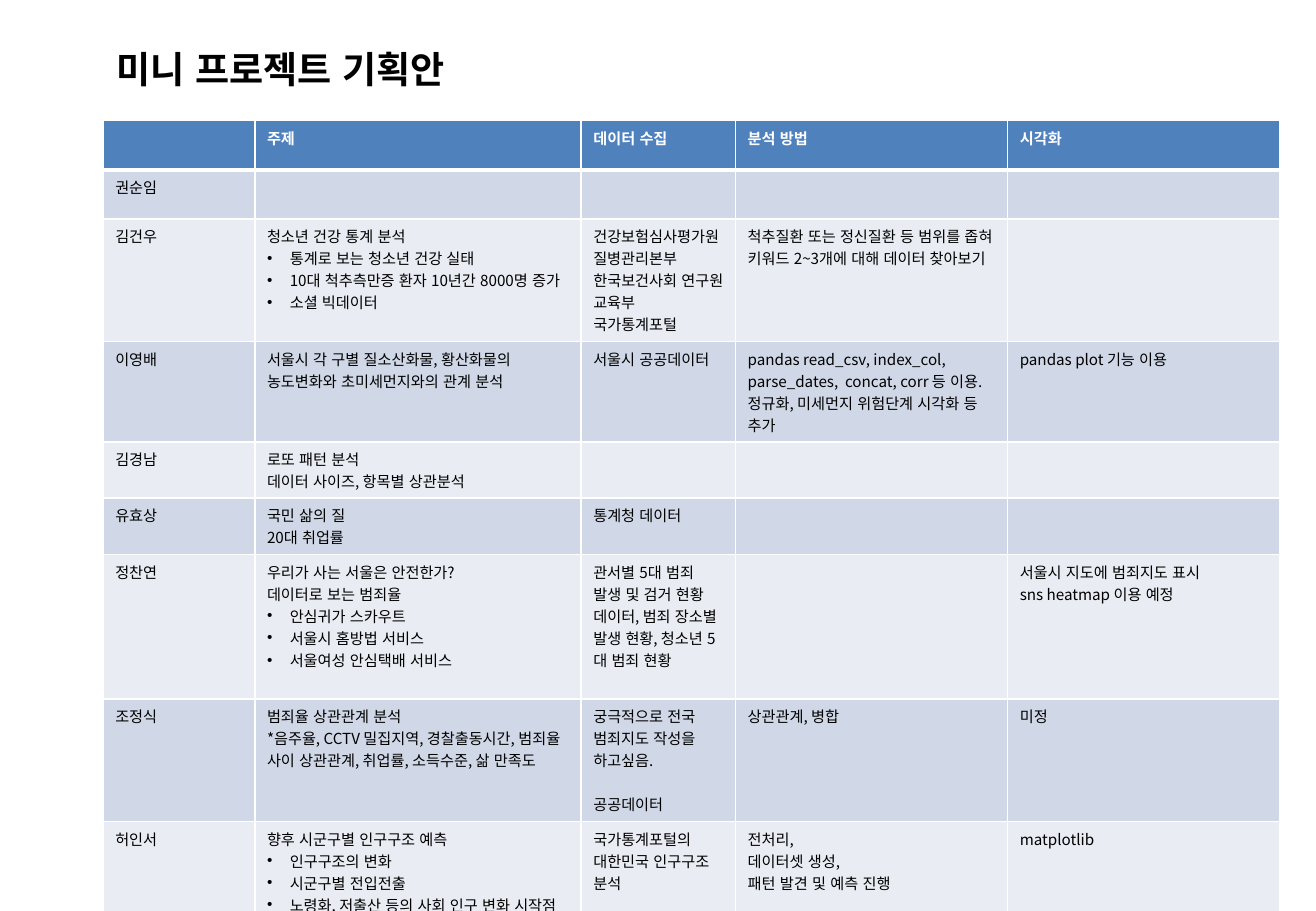
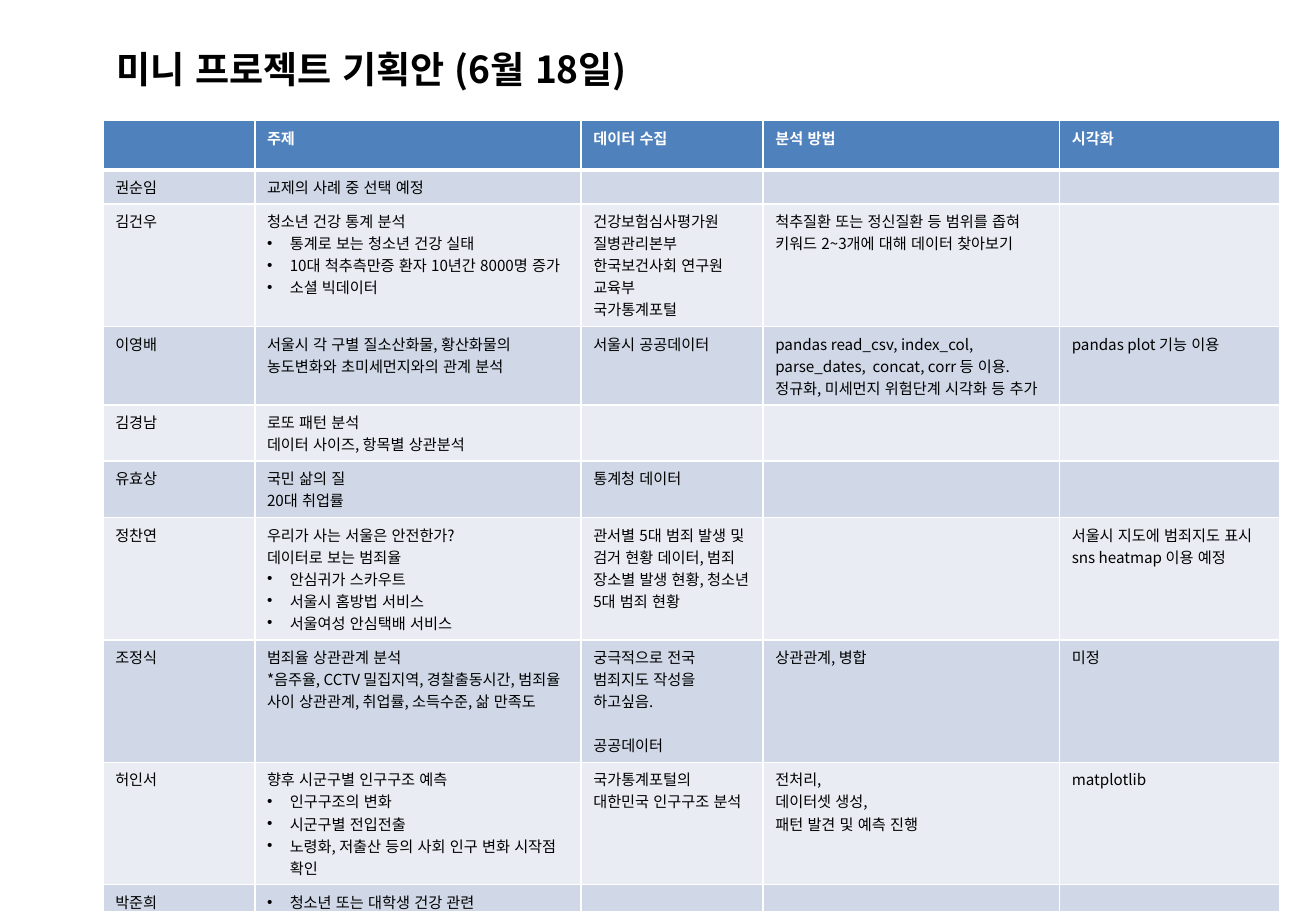
Before and after one commit to sulheebaek/DAPython, a slide deck: slide 30 of 한2018_파이썬을 활용한 데이터 분석_강의개요.pptx (slide 23 before the commit). Drawn at 1316x911 pixels with LibreOffice and Linux fonts; fonts in the diff are those of the drawing; background and template pictures are left out. Boxes give left, top, right and bottom in pixels: in the first picture for what was removed or moved away, otherwise in the second. Text is boxed around its words. In the diff, an @@ line names an element or a change of style, - is before the commit and + after.

```diff
--- a/한2018_파이썬을 활용한 데이터 분석_강의개요.pptx
+++ b/한2018_파이썬을 활용한 데이터 분석_강의개요.pptx
@@ title at bbox=[117, 51, 627, 91]: text changed @@
-미니 프로젝트 기획안
+미니 프로젝트 기획안 (6월 18일)
@@ table at bbox=[103, 120, 1281, 911] @@
-row 2, column 2: 
+row 2, column 2: 교제의 사례 중 선택 예정
+row 10: 박준희 | 청소년 또는 대학생 건강 관련 |  |  | 
+row 11: 박정수 | 가정에서 사용하는 재고 관리 시스템 / (Home stock management system) |  |  | 
```
Also in this commit, not shown: 2 other slides changed, 9 slides added, 1 other file.
